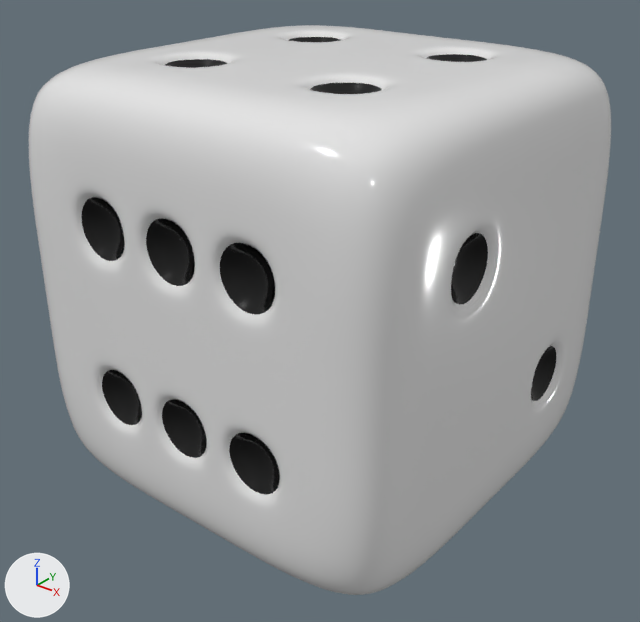
Two versions of the glTF model assets/Dice.glb, one commit apart.
Rendered twice from a camera (50 mm lens) standing at (2.42, -3.08, 1.68) and looking at (0.03, -0.09, -0.18). Lighting does not change. The marker at lower left points along +X, +Y and +Z. Where no turn or scale is listed for an object, it has been applied to the vertices. Vertices at the same position are counted once.
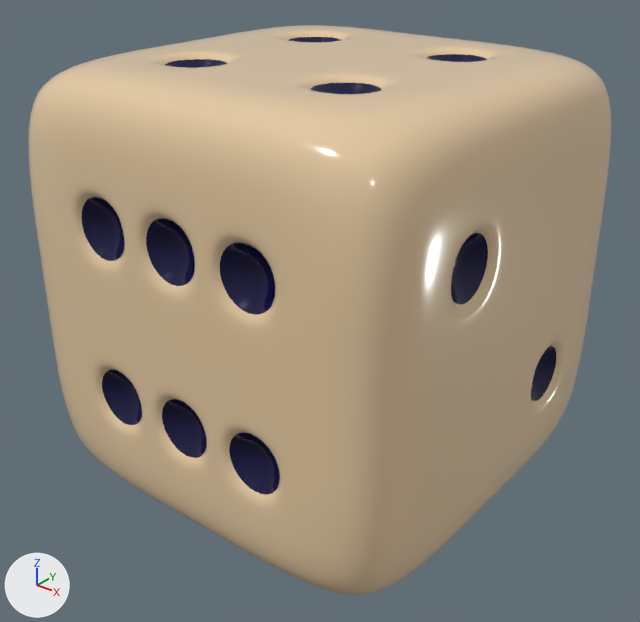
Commit message: change locked dice color

Diff of the bpy script that builds the scene:
```diff
--- a/assets/Dice.glb.py
+++ b/assets/Dice.glb.py
@@ mat_black_001 @@
+mat_black_001 = principled_material('Black.001')
+mat_black_001.base_color = (0.00138, 0.0, 0.0464)  # dark blue #05003d
+mat_black_001.roughness = 0.15
@@ mat_white_no_subsurf_001 @@
+mat_white_no_subsurf_001 = principled_material('White No subsurf.001')
+mat_white_no_subsurf_001.base_color = (0.8, 0.6, 0.368)  # beige #e7cba3
+mat_white_no_subsurf_001.roughness = 0.15
@@ me_cube @@
 me_cube.from_pydata(...)  # 17666 vertices, 35328 faces; spans x -1.0..1.0, y -1.0..1.0, z -1.0..1.0
 # used by ob_cube; location = (0.0, 0.0, 0.0)
+# me_cube part 1: all 8064 faces that had it switch from mat_black (black #000000) to mat_black_001 (dark blue #05003d)
+# me_cube part 2: all 27264 faces that had it switch from mat_white_no_subsurf (white #e7e7e7) to mat_white_no_subsurf_001 (beige #e7cba3)
```

What differs and where, as boxes [x1, y1, x2, y2] in the pictures (640 x 622 px):
part 1 of me_cube, recoloured (black to blue): [81, 37, 556, 494] in both
part 2 of me_cube, recoloured (white to beige): [29, 25, 611, 595] in both
